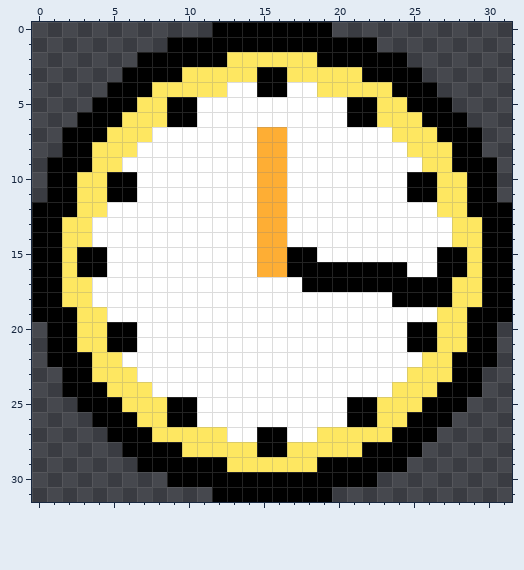
Pixel-art sprite -- sprites/clock4.png. The first picture shows the starting point.
The file is 32x32 pixels.
And afterwards:
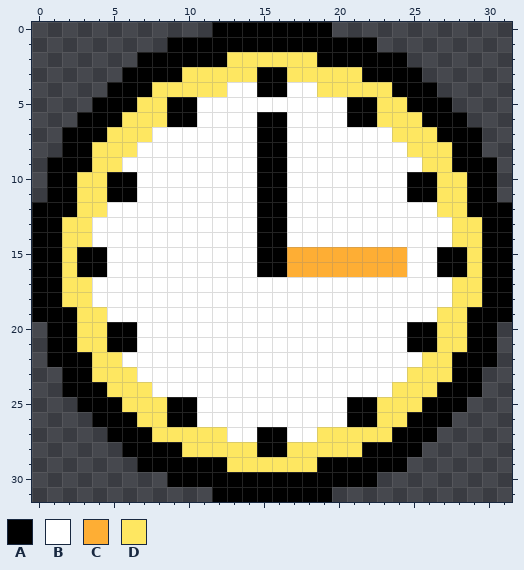
Palette (. is transparent): A #000000  B #ffffff  C #feae34  D #fee761
Edits made:
Changed rows in their new state; - is an unchanged pixel.
first column x 15:
 6 AA-----------
 7 AA-----------
 8 AA-----------
 9 AA-----------
10 AA-----------
11 AA-----------
12 AA-----------
13 AA-----------
14 AA-----------
15 AACCCCCCCC---
16 AACCCCCCCC---
17 ---BBBBBBBBBB
18 ---------BBBB
Boxes around the changes in both pictures, in picture pixels (x1, y1, x2, y2):
changed: (257, 112, 452, 307)
